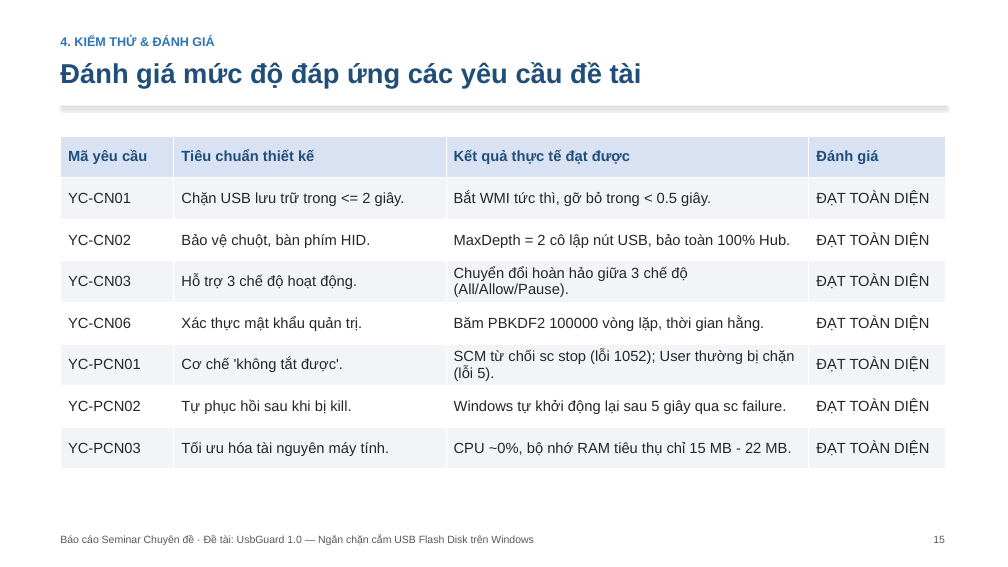
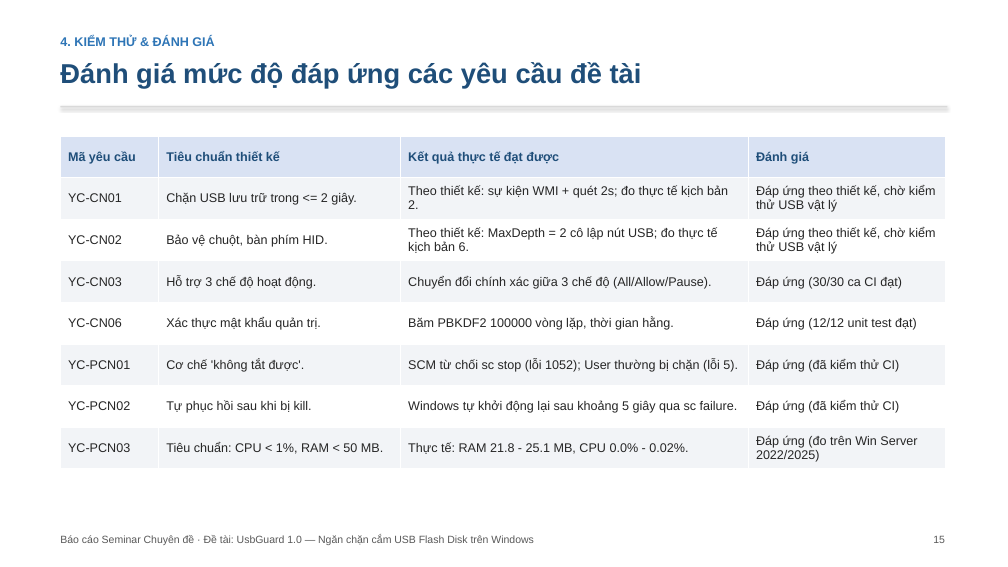
Before and after one commit to hungphamwp/usbguard, a slide deck: slide 15 of slide/SLIDE-UsbGuard.pptx. Drawn at 1008x567 pixels with LibreOffice and Linux fonts; fonts in the diff are those of the drawing. Boxes give left, top, right and bottom in pixels: in the first picture for what was removed or moved away, otherwise in the second. Text is boxed around its words. In the diff, an @@ line names an element or a change of style, - is before the commit and + after.

Commit message:
Báo cáo + slide: sửa lần 2

```diff
--- a/slide/SLIDE-UsbGuard.pptx
+++ b/slide/SLIDE-UsbGuard.pptx
@@ table at [60,136,945,469] @@
-row 2, column 3: Bắt WMI tức thì, gỡ bỏ trong < 0.5 giây.
+row 2, column 3: Theo thiết kế: sự kiện WMI + quét 2s; đo thực tế kịch bản 2.
-row 2, column 4: ĐẠT TOÀN DIỆN
+row 2, column 4: Đáp ứng theo thiết kế, chờ kiểm thử USB vật lý
-row 3, column 3: MaxDepth = 2 cô lập nút USB, bảo toàn 100% Hub.
+row 3, column 3: Theo thiết kế: MaxDepth = 2 cô lập nút USB; đo thực tế kịch bản 6.
-row 3, column 4: ĐẠT TOÀN DIỆN
+row 3, column 4: Đáp ứng theo thiết kế, chờ kiểm thử USB vật lý
-row 4, column 3: Chuyển đổi hoàn hảo giữa 3 chế độ (All/Allow/Pause).
+row 4, column 3: Chuyển đổi chính xác giữa 3 chế độ (All/Allow/Pause).
-row 4, column 4: ĐẠT TOÀN DIỆN
+row 4, column 4: Đáp ứng (30/30 ca CI đạt)
-row 5, column 4: ĐẠT TOÀN DIỆN
+row 5, column 4: Đáp ứng (12/12 unit test đạt)
-row 6, column 4: ĐẠT TOÀN DIỆN
+row 6, column 4: Đáp ứng (đã kiểm thử CI)
-row 7, column 3: Windows tự khởi động lại sau 5 giây qua sc failure.
+row 7, column 3: Windows tự khởi động lại sau khoảng 5 giây qua sc failure.
-row 7, column 4: ĐẠT TOÀN DIỆN
+row 7, column 4: Đáp ứng (đã kiểm thử CI)
-row 8: YC-PCN03 | Tối ưu hóa tài nguyên máy tính. | CPU ~0%, bộ nhớ RAM tiêu thụ chỉ 15 MB - 22 MB. | ĐẠT TOÀN DIỆN
+row 8: YC-PCN03 | Tiêu chuẩn: CPU < 1%, RAM < 50 MB. | Thực tế: RAM 21.8 - 25.1 MB, CPU 0.0% - 0.02%. | Đáp ứng (đo trên Win Server 2022/2025)
@@ size 14 to 12 pt in "Mã yêu cầu", "Tiêu chuẩn thiết kế", "Kết quả thực tế đạt được", "Đánh giá" and 15 more places @@
```
Also in this commit, not shown: 14 other slides changed, 11 other files.
